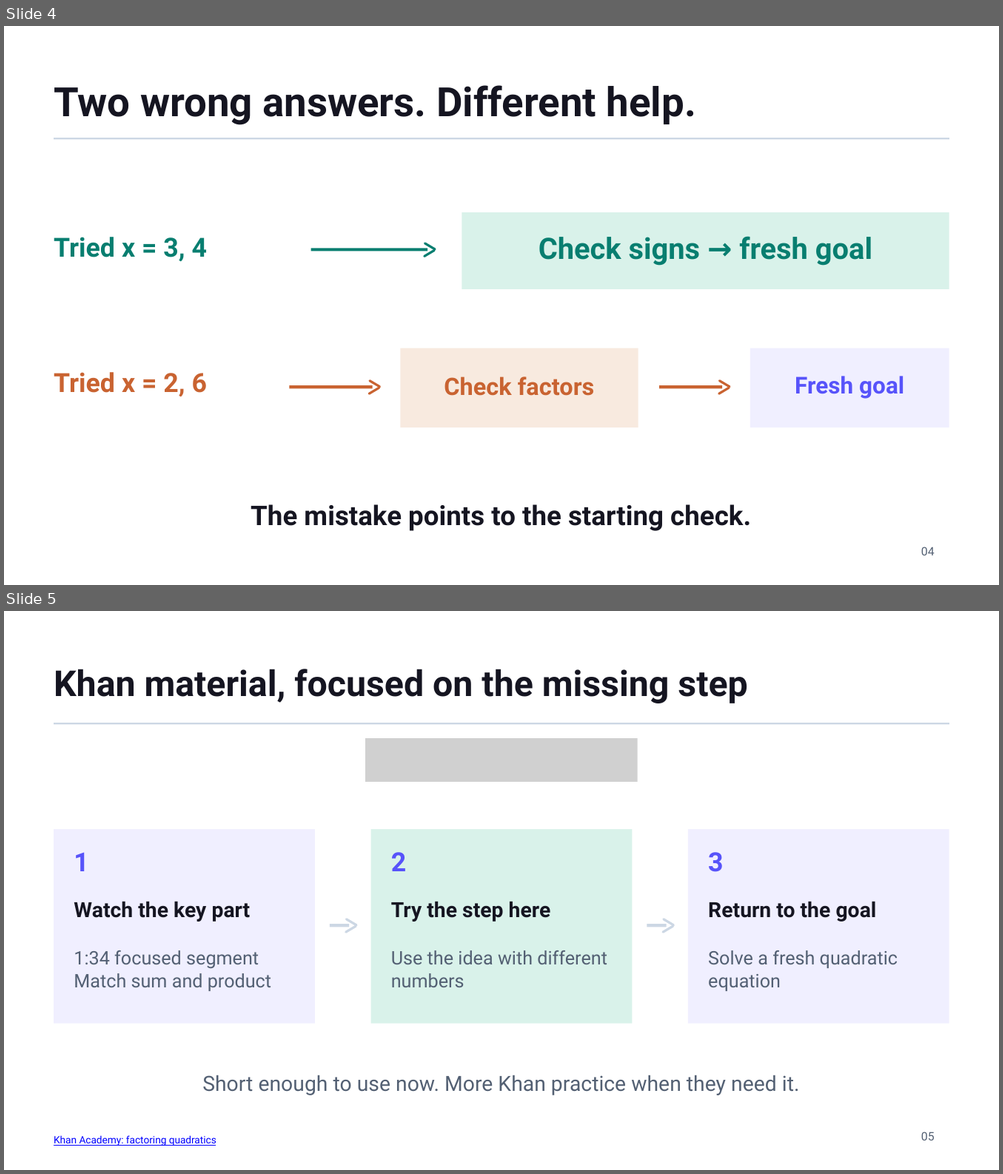
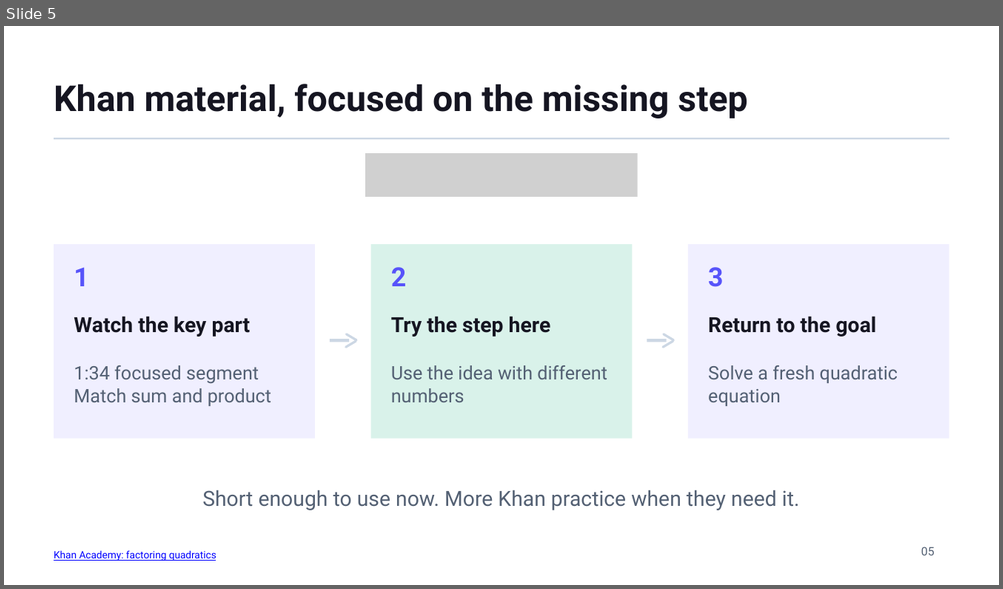
Before and after one commit to KhanAcademy-Backtrack/KhanAcademy-Backtrack-Demo, a slide deck: output/BACKTRACK_KEIC_2026_Embedded.pptx. Shown one above the other, each under a label of ours: slides 4 and 5 before the commit, slide 5 after it. The pictures are 1003x1174 and 1003x589 pixels, drawn with LibreOffice and Linux fonts; fonts in the diff are those of the drawing; grey boxes stand for pictures; background and template pictures are left out. Boxes give left, top, right and bottom in pixels: in the first picture for what was removed or moved away, otherwise in the second. Text is boxed around its words. In the diff, an @@ line names an element or a change of style, - is before the commit and + after.

```diff
--- a/output/BACKTRACK_KEIC_2026_Embedded.pptx
+++ b/output/BACKTRACK_KEIC_2026_Embedded.pptx
@@ slide 4 removed at [4, 26, 999, 585], background picture (left out) @@
@@ text removed at [54, 85, 696, 125] @@
-Two wrong answers. Different help.
@@ line removed from (54, 138) to (949, 138) @@
@@ rectangle removed at [462, 212, 949, 289] @@
@@ text removed at [54, 237, 207, 261] @@
-Tried x = 3, 4
@@ freeform shape removed at [423, 242, 436, 251] @@
@@ text removed at [538, 236, 872, 266] @@
-Check signs → fresh goal
@@ rectangle removed at [310, 248, 427, 251] @@
@@ freeform shape removed at [423, 249, 436, 258] @@
@@ rectangle removed at [400, 349, 638, 427] @@
@@ rectangle removed at [750, 349, 949, 427] @@
@@ text removed at [54, 372, 207, 397] @@
-Tried x = 2, 6
@@ freeform shape removed at [368, 379, 381, 389] @@
@@ text removed at [444, 377, 595, 396] @@
-Check factors
@@ freeform shape removed at [717, 379, 731, 389] @@
@@ text removed at [794, 376, 904, 399] @@
-Fresh goal
@@ rectangle removed at [289, 386, 372, 389] @@
@@ freeform shape removed at [368, 386, 381, 396] @@
@@ rectangle removed at [659, 386, 722, 389] @@
@@ freeform shape removed at [717, 386, 730, 396] @@
@@ text removed at [250, 505, 751, 531] @@
-The mistake points to the starting check.
@@ text removed at [921, 547, 934, 556] @@
-04
```
Also in this commit, not shown: 4 slides changed, 1 slide added, 16 other files.
